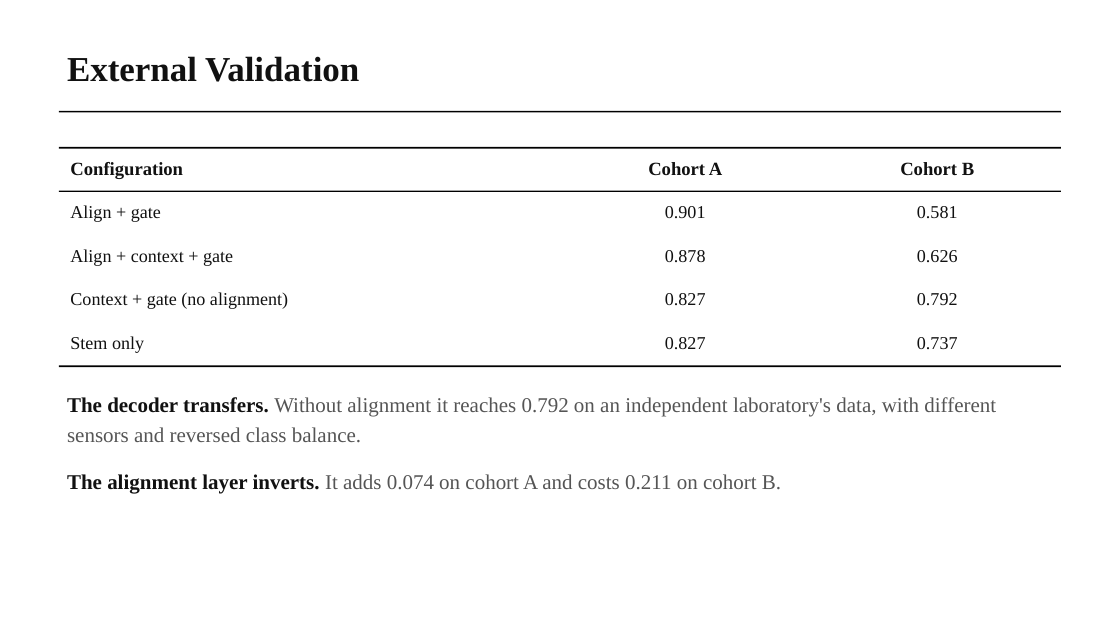
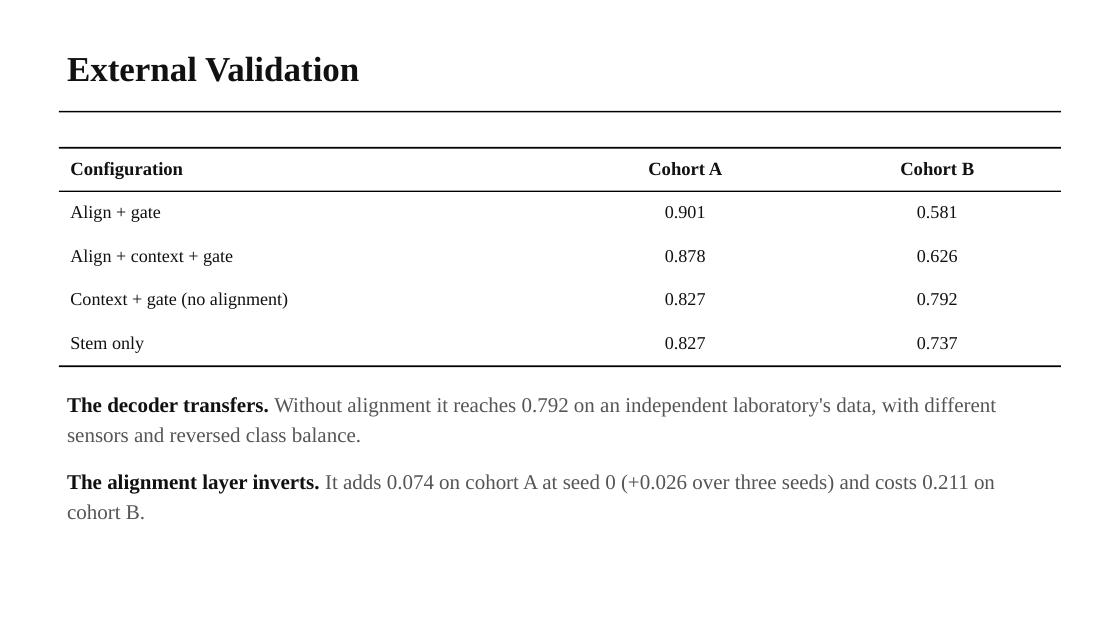
Before and after one commit to wshuv-o/calmnet, a slide deck: slide 9 of presentation/Updated_manuscript_presentation.pptx. Drawn at 1120x630 pixels with LibreOffice and Linux fonts; fonts in the diff are those of the drawing. Boxes give left, top, right and bottom in pixels: in the first picture for what was removed or moved away, otherwise in the second. Text is boxed around its words. In the diff, an @@ line names an element or a change of style, - is before the commit and + after.

```diff
--- a/presentation/Updated_manuscript_presentation.pptx
+++ b/presentation/Updated_manuscript_presentation.pptx
@@ text at (67, 474, 995, 520): text changed @@
-The alignment layer inverts. It adds 0.074 on cohort A and costs 0.211 on cohort B.
+The alignment layer inverts. It adds 0.074 on cohort A at seed 0 (+0.026 over three seeds) and costs 0.211 on cohort B.
```
Also in this commit, not shown: 2 other slides changed, 3 other files.
